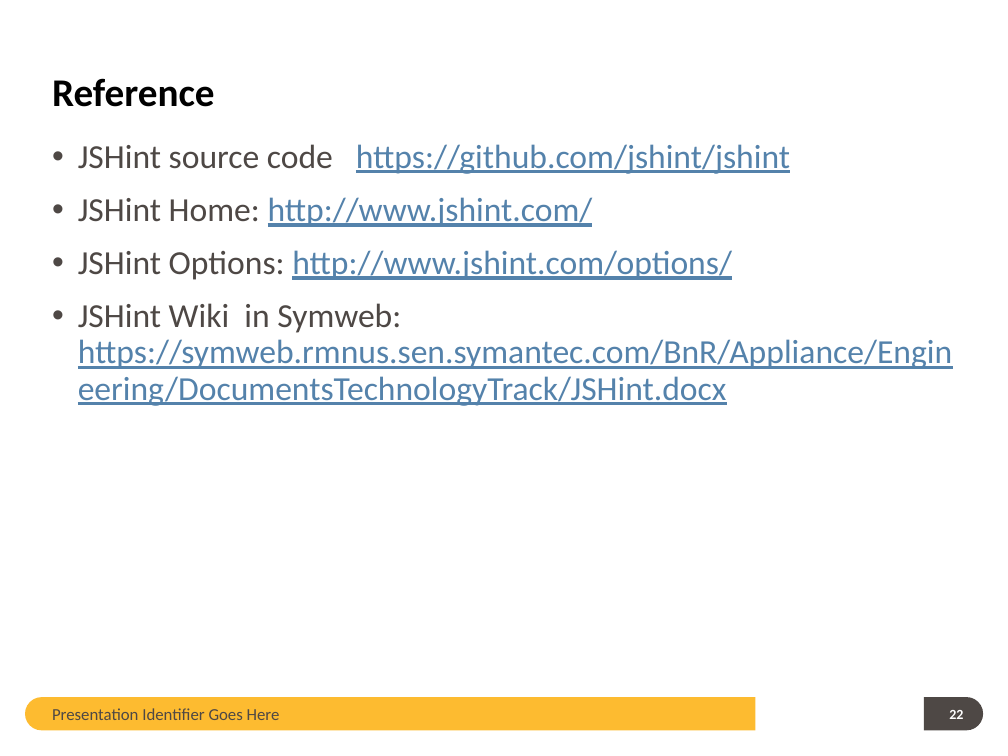
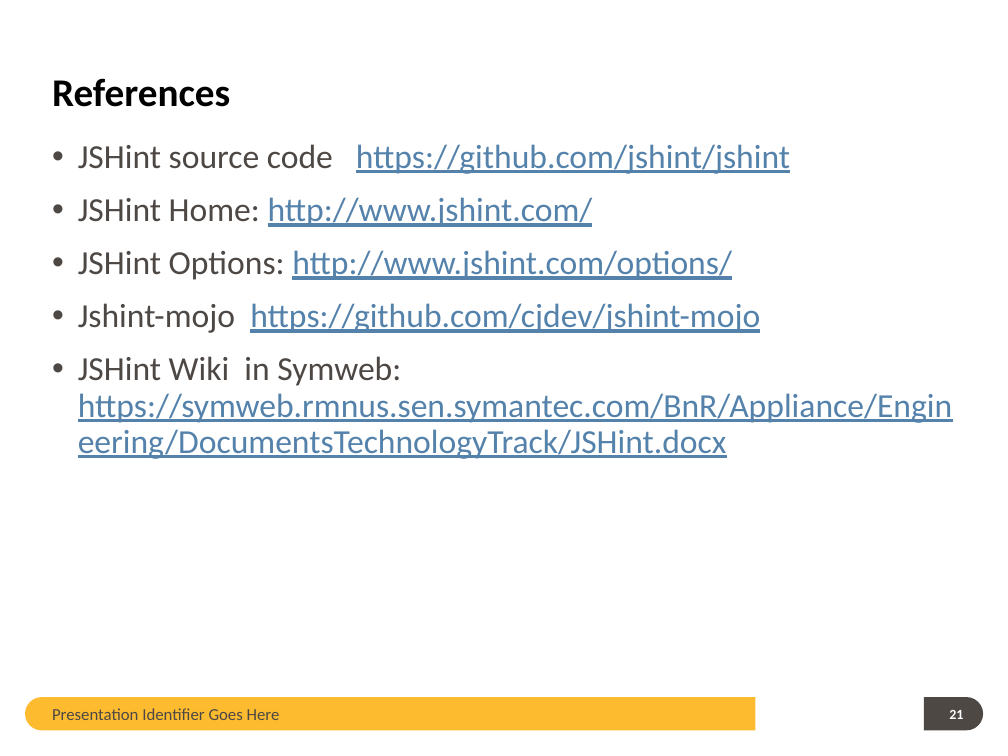
Before and after one commit to guangweiqiao/EIMS, a slide deck: slide 21 of EIMS/doc/JSHint TOI.pptx (slide 22 before the commit). Drawn at 1008x756 pixels with LibreOffice and Linux fonts; fonts in the diff are those of the drawing; background and template pictures are left out. Boxes give left, top, right and bottom in pixels: in the first picture for what was removed or moved away, otherwise in the second. Text is boxed around its words. In the diff, an @@ line names an element or a change of style, - is before the commit and + after.

```diff
--- a/EIMS/doc/JSHint TOI.pptx
+++ b/EIMS/doc/JSHint TOI.pptx
@@ title at (x1=52, y1=78, x2=230, y2=107): text changed @@
-Reference
+References
@@ text at (x1=78, y1=303, x2=760, y2=333): paragraph added @@
+• Jshint-mojo https://github.com/cjdev/jshint-mojo
@@ page number at (x1=949, y1=710, x2=963, y2=719): text changed @@
-22
+21
```
Also in this commit, not shown: 13 other slides changed, 1 slide removed.
